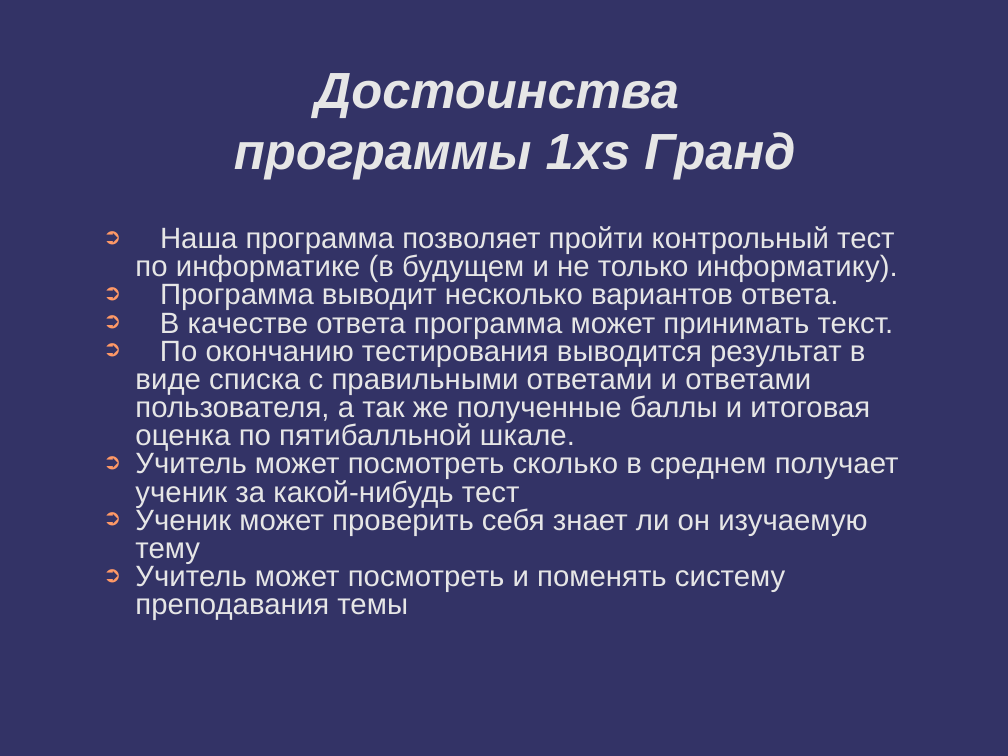
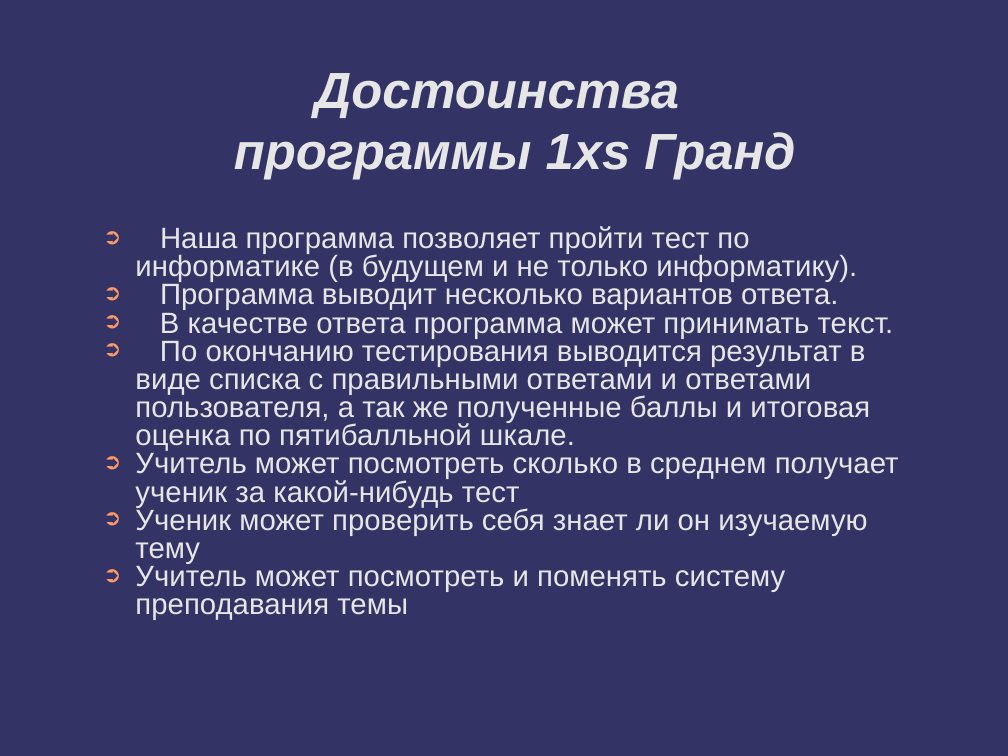
Before and after one commit to Aziev-Majid-Yaragievich/1XS, a slide deck: slide 3 of Презентация.odp. Drawn at 1008x756 pixels with LibreOffice and Linux fonts; fonts in the diff are those of the drawing; background and template pictures are left out. Boxes give left, top, right and bottom in pixels: in the first picture for what was removed or moved away, otherwise in the second. Text is boxed around its words. In the diff, an @@ line names an element or a change of style, - is before the commit and + after.

```diff
--- a/Презентация.odp
+++ b/Презентация.odp
@@ text at (x1=135, y1=226, x2=857, y2=282): text changed @@
-➲ Наша программа позволяет пройти контрольный тест по информатике (в будущем и не только информатику).
+➲ Наша программа позволяет пройти тест по информатике (в будущем и не только информатику).
```
Also in this commit, not shown: 1 other slide changed, 1 other file.
